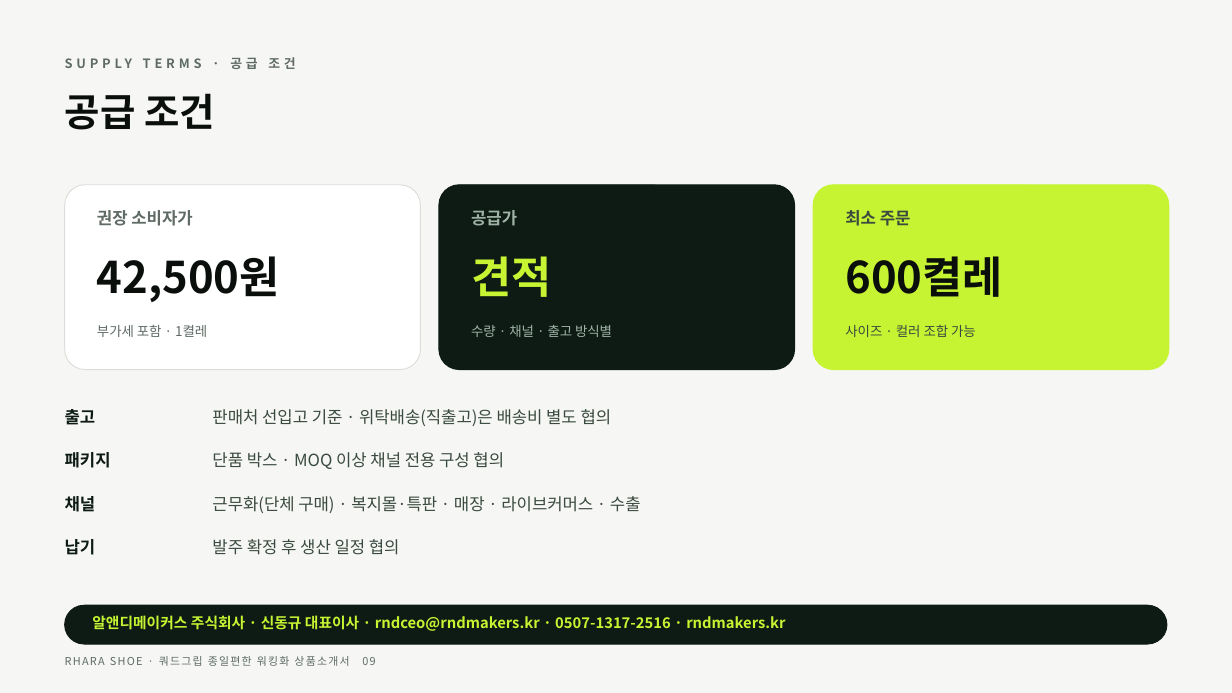
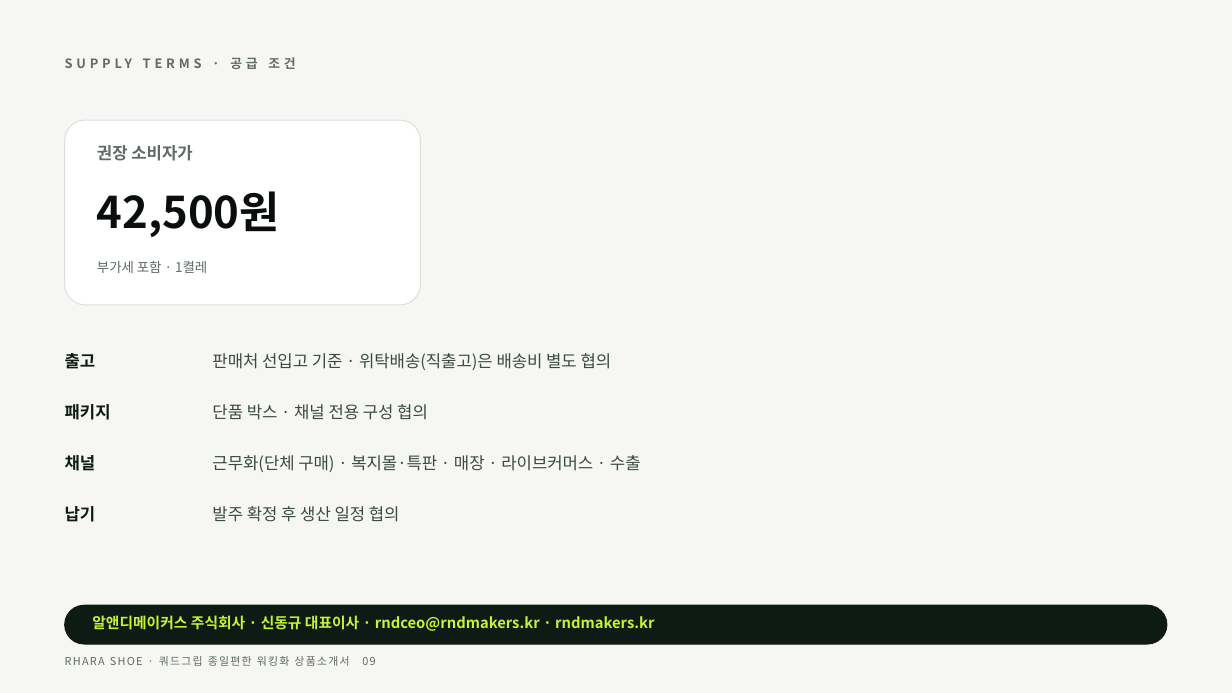
Before and after one commit to ydcompany89/harness-system, a slide deck: slide 9 of launch/rs/sales/walking-deck/RHARA_SHOE_종일편한워킹화_상품소개서.pptx. Drawn at 1232x693 pixels with LibreOffice and Linux fonts; fonts in the diff are those of the drawing. Boxes give left, top, right and bottom in pixels: in the first picture for what was removed or moved away, otherwise in the second. Text is boxed around its words. In the diff, an @@ line names an element or a change of style, - is before the commit and + after.

```diff
--- a/launch/rs/sales/walking-deck/RHARA_SHOE_종일편한워킹화_상품소개서.pptx
+++ b/launch/rs/sales/walking-deck/RHARA_SHOE_종일편한워킹화_상품소개서.pptx
@@ text removed at (x1=65, y1=93, x2=215, y2=130) @@
-공급 조건
@@ 3 texts, 1 rounded rectangle moved together from (x1=65, y1=185, x2=421, y2=370) to (x1=65, y1=120, x2=421, y2=305) @@
@@ rounded rectangle removed at (x1=439, y1=185, x2=795, y2=370) @@
@@ rounded rectangle removed at (x1=813, y1=185, x2=1169, y2=370) @@
@@ text removed at (x1=471, y1=210, x2=517, y2=226) @@
-공급가
@@ text removed at (x1=845, y1=210, x2=911, y2=226) @@
-최소 주문
@@ text removed at (x1=471, y1=256, x2=551, y2=297) @@
-견적
@@ text removed at (x1=845, y1=256, x2=1002, y2=297) @@
-600켤레
@@ text removed at (x1=471, y1=325, x2=612, y2=337) @@
-수량 · 채널 · 출고 방식별
@@ text removed at (x1=845, y1=325, x2=976, y2=337) @@
-사이즈 · 컬러 조합 가능
@@ text "출고" moved from (x1=65, y1=409, x2=96, y2=425) to (x1=65, y1=353, x2=96, y2=369) @@
@@ text "판매처 선입고 기준 · 위탁배송(직출고)은 ..." moved from (x1=212, y1=409, x2=612, y2=426) to (x1=212, y1=353, x2=612, y2=370) @@
@@ text "패키지" moved from (x1=65, y1=452, x2=111, y2=468) to (x1=65, y1=404, x2=111, y2=420) @@
@@ text at (x1=212, y1=404, x2=428, y2=420): text changed @@
-단품 박스 · MOQ 이상 채널 전용 구성 협의
+단품 박스 · 채널 전용 구성 협의
@@ text "채널" moved from (x1=65, y1=496, x2=96, y2=512) to (x1=65, y1=455, x2=96, y2=471) @@
@@ text "근무화(단체 구매) · 복지몰·특판 · ..." moved from (x1=212, y1=496, x2=641, y2=513) to (x1=212, y1=455, x2=641, y2=472) @@
@@ text "납기" moved from (x1=65, y1=539, x2=96, y2=555) to (x1=65, y1=506, x2=96, y2=522) @@
@@ text "발주 확정 후 생산 일정 ..." moved from (x1=212, y1=539, x2=400, y2=555) to (x1=212, y1=506, x2=400, y2=522) @@
@@ text at (x1=92, y1=615, x2=654, y2=631): text changed @@
-알앤디메이커스 주식회사 · 신동규 대표이사 · rndceo@rndmakers.kr · 0507-1317-2516 · rndmakers.kr
+알앤디메이커스 주식회사 · 신동규 대표이사 · rndceo@rndmakers.kr · rndmakers.kr
```
Also in this commit, not shown: 4 other files.
